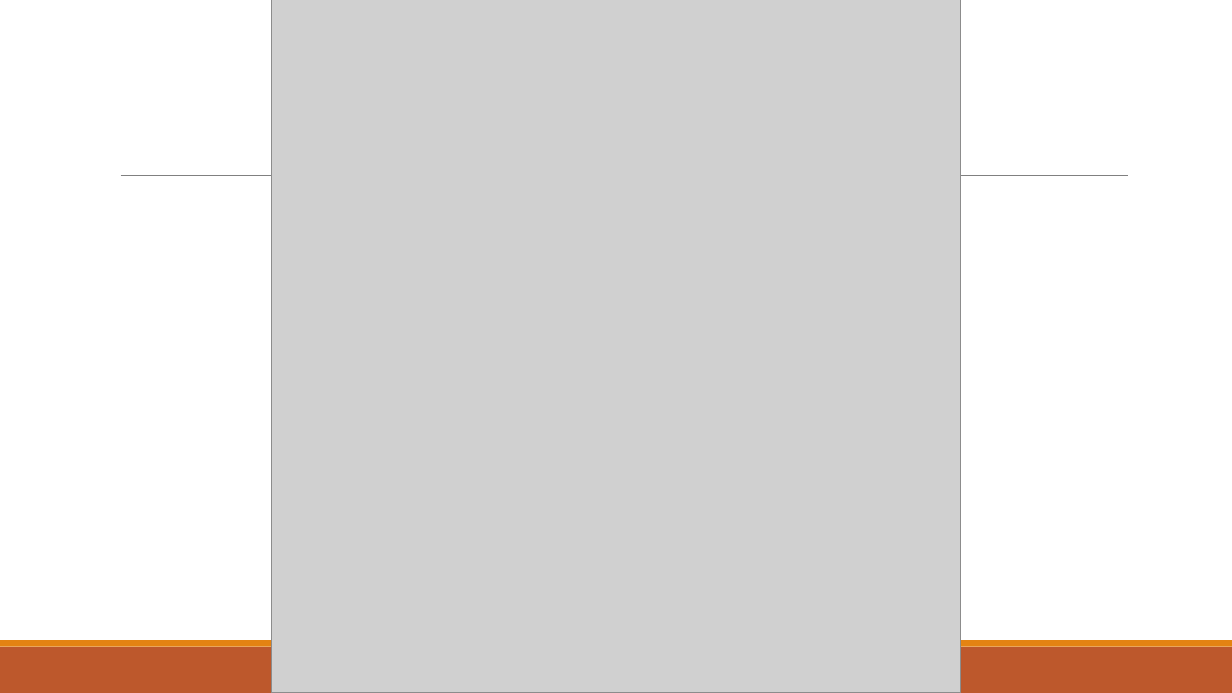
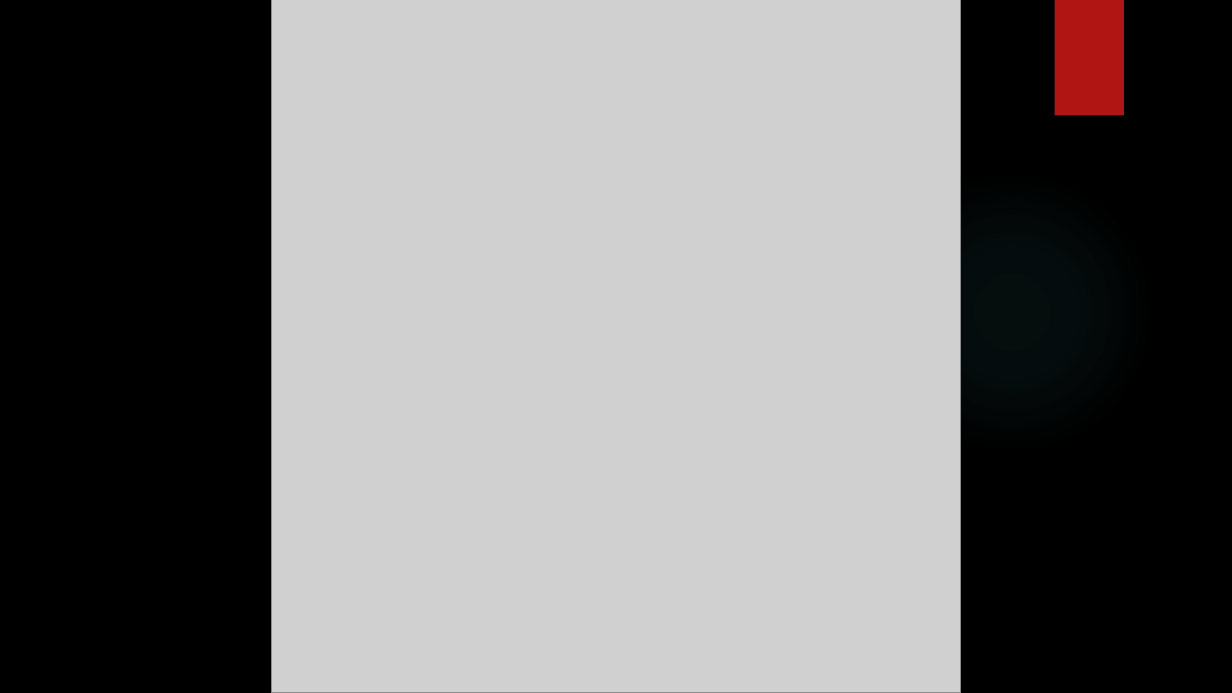
Before and after one commit to yanglinfang/W266FakeNewsIdentification, a slide deck: slide 7 of Low Quality News Identification.pptx (slide 6 before the commit). Drawn at 1232x693 pixels with LibreOffice and Linux fonts; fonts in the diff are those of the drawing; grey boxes stand for pictures; background and template pictures are left out. Boxes give left, top, right and bottom in pixels: in the first picture for what was removed or moved away, otherwise in the second. Text is boxed around its words. In the diff, an @@ line names an element or a change of style, - is before the commit and + after.

```diff
--- a/Low Quality News Identification.pptx
+++ b/Low Quality News Identification.pptx
@@ background #FFFFFF to picture (left out) @@
@@ rectangle added at (1055, 0, 1124, 116), fill #B01513 @@
@@ line removed from (121, 176) to (1128, 176) @@
@@ ellipse added at (870, 169, 1154, 454), fill gradient #50B9C1 @@
@@ rectangle removed at (0, 647, 1232, 693) @@
@@ rectangle removed at (0, 640, 1232, 647) @@
```
Also in this commit, not shown: 8 other slides changed, 2 slides added, 1 slide removed.
